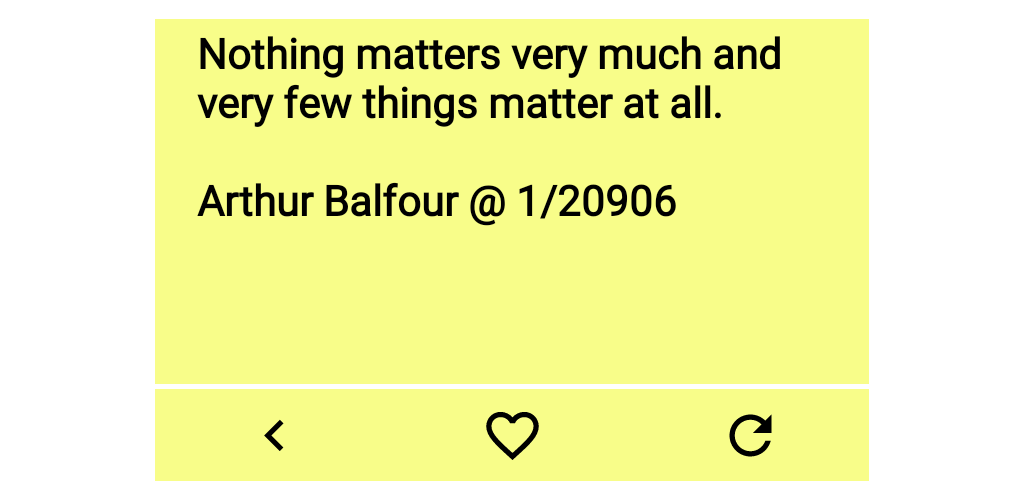
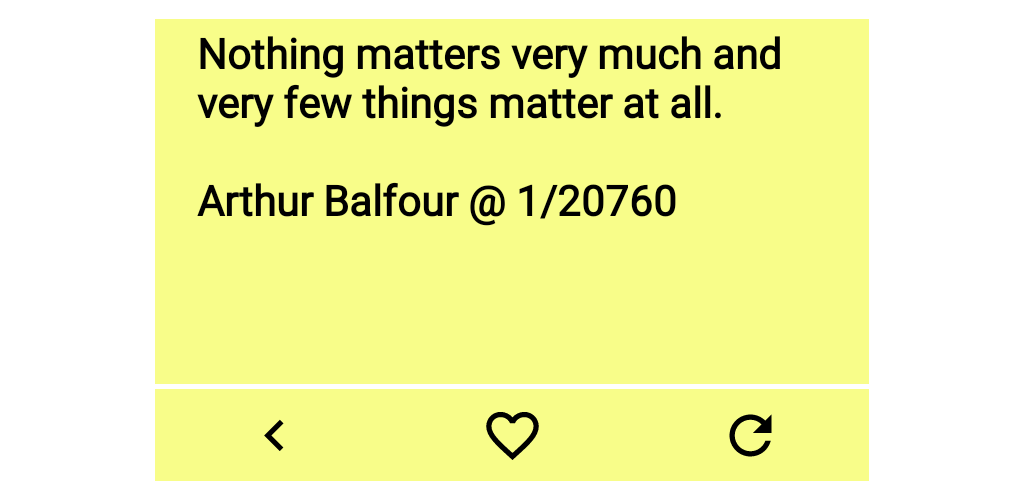
Layer changes from the first 1024px x 500px image to the second:
renamed "example_appwidget_preview.png" to "Quote__Unquote_ori_portrait.png", painted on it over bbox(606, 184, 676, 217)
